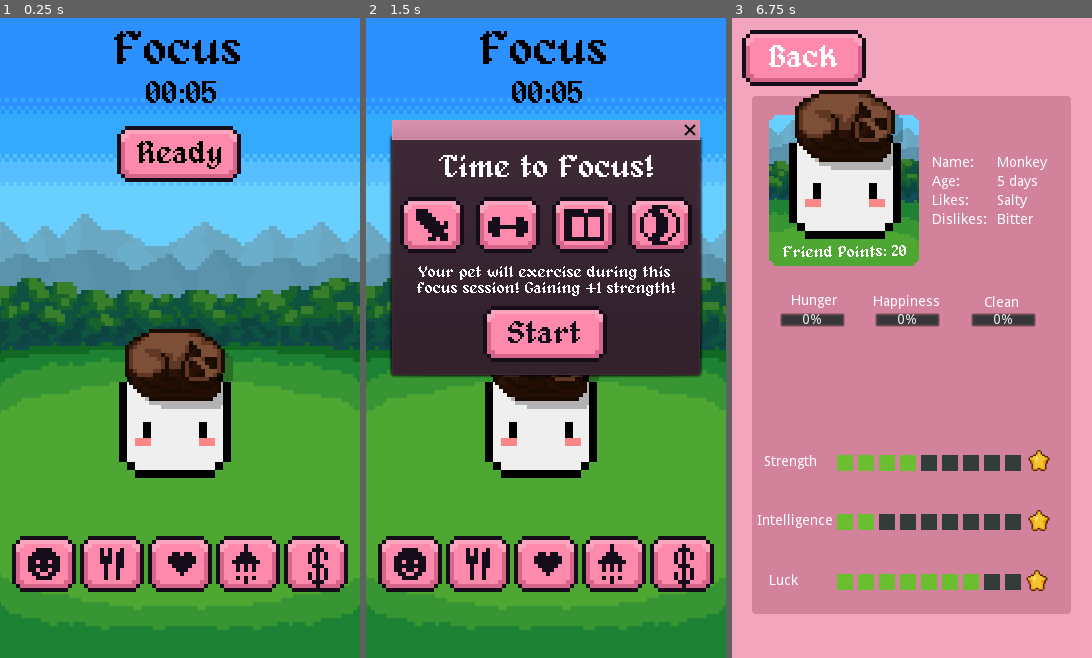
Above: before the commit, frames 1-3 (left to right).
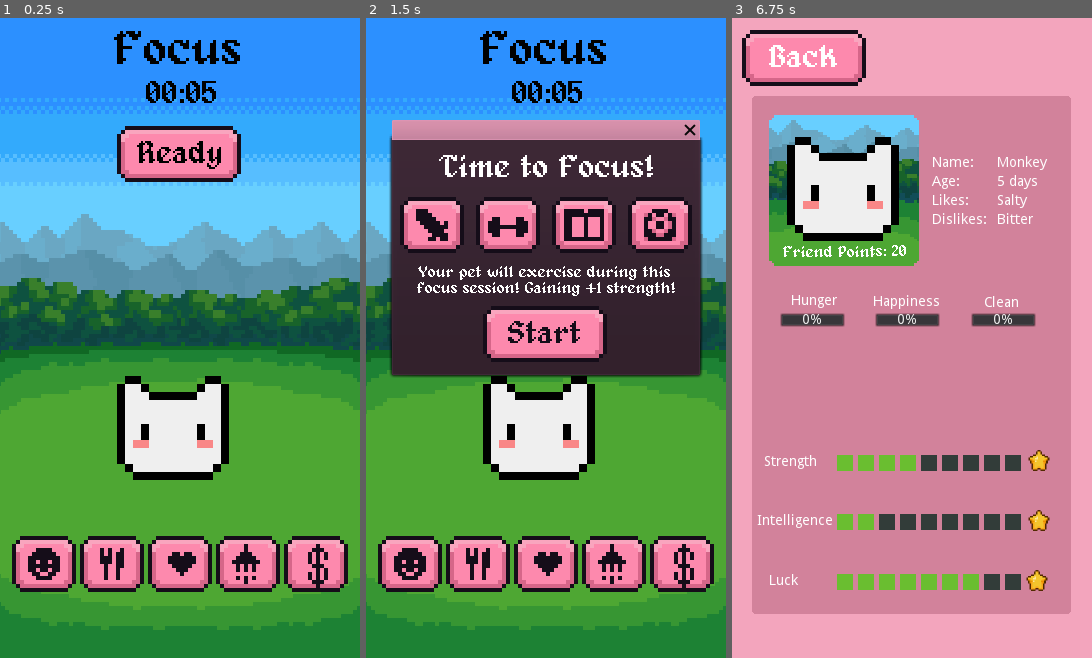
Above: after the commit, the same moments.

Repository: Sleeping-Robot-Games/Pomogotchi
Game: Godot game, scene res://scenes/Main.tscn
The game is run twice, just before and just after one commit, with the same random seed, the same clock (stepped at 60 frames per second) and the same inputs.
Inputs (mouse positions are in pixels of both pictures, inside the frame that each line leads up to):
- Up to frame 1 (0.25 s): no input
- Up to frame 2 (1.5 s): click (546, 152) at 0.5 s; click (546, 152) at 1.25 s
- Up to frame 3 (6.75 s): click (796, 306) at 2 s; click (796, 306) at 2.75 s; click (1027, 306) at 3.5 s; click (1027, 306) at 4.25 s; click (912, 338) at 5 s; click (912, 338) at 5.75 s; click (775, 568) at 6.5 s

The runs differ from the first frame. In frame 1, 3.7% of the frame differs, in the area x 32-65%, y 48-73%; in frame 2, 2.3%; in frame 3, 3.7%.

Commit message:
animate pet and add art to break pop up

Diff:
--- a/scenes/Main.tscn
+++ b/scenes/Main.tscn
@@ -997,6 +997,14 @@
 [sub_resource type="DynamicFont" id=7]
 font_data = ExtResource( 6 )
 
+[sub_resource type="DynamicFont" id=16]
+size = 32
+font_data = ExtResource( 6 )
+
+[sub_resource type="DynamicFont" id=17]
+size = 32
+font_data = ExtResource( 6 )
+
 [node name="Game" type="Node2D"]
 __meta__ = {
 "_edit_vertical_guides_": [ 180.0 ]
@@ -1247,6 +1255,7 @@
 scroll_active = false
 
 [node name="BreakPopUp" type="WindowDialog" parent="Main"]
+self_modulate = Color( 0.952941, 0.647059, 0.741176, 1 )
 margin_left = 26.0
 margin_top = 122.0
 margin_right = 336.0
@@ -1271,12 +1280,48 @@
 bbcode_text = "[center]Your pet gained +1 strength from exercise AND +1 Bonus strength from being happy.\""
 text = "Your pet gained +1 strength from exercise AND +1 Bonus strength from being happy.\""
 
-[node name="Start" type="Button" parent="Main/BreakPopUp"]
-margin_left = 125.0
-margin_top = 184.0
-margin_right = 197.0
-margin_bottom = 221.0
-text = "START"
+[node name="Start" type="TextureButton" parent="Main/BreakPopUp"]
+margin_left = 22.0
+margin_top = 160.0
+margin_right = 54.0
+margin_bottom = 176.0
+rect_scale = Vector2( 4, 4 )
+texture_normal = ExtResource( 25 )
+texture_pressed = ExtResource( 23 )
+__meta__ = {
+"_edit_use_anchors_": false
+}
+
+[node name="StartButtonLabel" type="Label" parent="Main/BreakPopUp"]
+margin_left = 47.0
+margin_top = 176.0
+margin_right = 121.0
+margin_bottom = 206.0
+custom_fonts/font = SubResource( 16 )
+text = "Start"
+__meta__ = {
+"_edit_use_anchors_": false
+}
+
+[node name="Skip" type="TextureButton" parent="Main/BreakPopUp"]
+margin_left = 163.0
+margin_top = 160.0
+margin_right = 195.0
+margin_bottom = 176.0
+rect_scale = Vector2( 4, 4 )
+texture_normal = ExtResource( 25 )
+texture_pressed = ExtResource( 23 )
+
+[node name="SkipButtonLabel" type="Label" parent="Main/BreakPopUp"]
+margin_left = 192.0
+margin_top = 177.0
+margin_right = 258.0
+margin_bottom = 207.0
+custom_fonts/font = SubResource( 17 )
+text = "Skip"
+__meta__ = {
+"_edit_use_anchors_": false
+}
 
 [node name="Pet" parent="." instance=ExtResource( 2 )]
 position = Vector2( 175, 396 )
--- a/scenes/Pet.tscn
+++ b/scenes/Pet.tscn
@@ -1,17 +1,544 @@
-[gd_scene load_steps=3 format=2]
-
-[ext_resource path="res://assets/Barcat_001b.png" type="Texture" id=1]
-[ext_resource path="res://assets/blobtest1.png" type="Texture" id=2]
+[gd_scene load_steps=21 format=2]
+
+[ext_resource path="res://assets/petArt/hat_001.png" type="Texture" id=1]
+[ext_resource path="res://assets/petArt/pet_001.png" type="Texture" id=2]
+
+[sub_resource type="Animation" id=1]
+resource_name = "Adventure"
+loop = true
+tracks/0/type = "value"
+tracks/0/path = NodePath("Body:frame")
+tracks/0/interp = 1
+tracks/0/loop_wrap = true
+tracks/0/imported = false
+tracks/0/enabled = true
+tracks/0/keys = {
+"times": PoolRealArray( 0, 0.2, 0.4, 0.6, 0.8 ),
+"transitions": PoolRealArray( 1, 1, 1, 1, 1 ),
+"update": 1,
+"values": [ 50, 51, 52, 53, 54 ]
+}
+tracks/1/type = "value"
+tracks/1/path = NodePath("Hat:frame")
+tracks/1/interp = 1
+tracks/1/loop_wrap = true
+tracks/1/imported = false
+tracks/1/enabled = true
+tracks/1/keys = {
+"times": PoolRealArray( 0, 0.2, 0.4, 0.6, 0.8 ),
+"transitions": PoolRealArray( 1, 1, 1, 1, 1 ),
+"update": 1,
+"values": [ 50, 51, 52, 53, 54 ]
+}
+
+[sub_resource type="Animation" id=2]
+resource_name = "Bite"
+length = 0.4
+tracks/0/type = "value"
+tracks/0/path = NodePath("Body:frame")
+tracks/0/interp = 1
+tracks/0/loop_wrap = true
+tracks/0/imported = false
+tracks/0/enabled = true
+tracks/0/keys = {
+"times": PoolRealArray( 0, 0.2 ),
+"transitions": PoolRealArray( 1, 1 ),
+"update": 1,
+"values": [ 19, 20 ]
+}
+tracks/1/type = "value"
+tracks/1/path = NodePath("Hat:frame")
+tracks/1/interp = 1
+tracks/1/loop_wrap = true
+tracks/1/imported = false
+tracks/1/enabled = true
+tracks/1/keys = {
+"times": PoolRealArray( 0, 0.2 ),
+"transitions": PoolRealArray( 1, 1 ),
+"update": 1,
+"values": [ 19, 20 ]
+}
+
+[sub_resource type="Animation" id=3]
+resource_name = "Bored"
+length = 0.4
+loop = true
+tracks/0/type = "value"
+tracks/0/path = NodePath("Body:frame")
+tracks/0/interp = 1
+tracks/0/loop_wrap = true
+tracks/0/imported = false
+tracks/0/enabled = true
+tracks/0/keys = {
+"times": PoolRealArray( 0, 0.2 ),
+"transitions": PoolRealArray( 1, 1 ),
+"update": 1,
+"values": [ 3, 4 ]
+}
+tracks/1/type = "value"
+tracks/1/path = NodePath("Hat:frame")
+tracks/1/interp = 1
+tracks/1/loop_wrap = true
+tracks/1/imported = false
+tracks/1/enabled = true
+tracks/1/keys = {
+"times": PoolRealArray( 0, 0.2 ),
+"transitions": PoolRealArray( 1, 1 ),
+"update": 1,
+"values": [ 3, 4 ]
+}
+
+[sub_resource type="Animation" id=4]
+resource_name = "Chew"
+length = 0.4
+loop = true
+tracks/0/type = "value"
+tracks/0/path = NodePath("Body:frame")
+tracks/0/interp = 1
+tracks/0/loop_wrap = true
+tracks/0/imported = false
+tracks/0/enabled = true
+tracks/0/keys = {
+"times": PoolRealArray( 0, 0.2 ),
+"transitions": PoolRealArray( 1, 1 ),
+"update": 1,
+"values": [ 21, 22 ]
+}
+tracks/1/type = "value"
+tracks/1/path = NodePath("Hat:frame")
+tracks/1/interp = 1
+tracks/1/loop_wrap = true
+tracks/1/imported = false
+tracks/1/enabled = true
+tracks/1/keys = {
+"times": PoolRealArray( 0, 0.2 ),
+"transitions": PoolRealArray( 1, 1 ),
+"update": 1,
+"values": [ 21, 22 ]
+}
+
+[sub_resource type="Animation" id=5]
+resource_name = "Epiphany"
+loop = true
+tracks/0/type = "value"
+tracks/0/path = NodePath("Body:frame")
+tracks/0/interp = 1
+tracks/0/loop_wrap = true
+tracks/0/imported = false
+tracks/0/enabled = true
+tracks/0/keys = {
+"times": PoolRealArray( 0, 0.2, 0.4, 0.6, 0.8 ),
+"transitions": PoolRealArray( 1, 1, 1, 1, 1 ),
+"update": 1,
+"values": [ 43, 44, 45, 44, 45 ]
+}
+tracks/1/type = "value"
+tracks/1/path = NodePath("Hat:frame")
+tracks/1/interp = 1
+tracks/1/loop_wrap = true
+tracks/1/imported = false
+tracks/1/enabled = true
+tracks/1/keys = {
+"times": PoolRealArray( 0, 0.2, 0.4, 0.6, 0.8 ),
+"transitions": PoolRealArray( 1, 1, 1, 1, 1 ),
+"update": 1,
+"values": [ 43, 44, 45, 44, 45 ]
+}
+
+[sub_resource type="Animation" id=6]
+resource_name = "Happy"
+length = 0.8
+loop = true
+tracks/0/type = "value"
+tracks/0/path = NodePath("Body:frame")
+tracks/0/interp = 1
+tracks/0/loop_wrap = true
+tracks/0/imported = false
+tracks/0/enabled = true
+tracks/0/keys = {
+"times": PoolRealArray( 0, 0.2, 0.4, 0.6 ),
+"transitions": PoolRealArray( 1, 1, 1, 1 ),
+"update": 1,
+"values": [ 5, 6, 7, 8 ]
+}
+tracks/1/type = "value"
+tracks/1/path = NodePath("Hat:frame")
+tracks/1/interp = 1
+tracks/1/loop_wrap = true
+tracks/1/imported = false
+tracks/1/enabled = true
+tracks/1/keys = {
+"times": PoolRealArray( 0, 0.2, 0.4, 0.6 ),
+"transitions": PoolRealArray( 1, 1, 1, 1 ),
+"update": 1,
+"values": [ 5, 6, 7, 8 ]
+}
+
+[sub_resource type="Animation" id=7]
+resource_name = "Hatch"
+length = 2.1
+loop = true
+tracks/0/type = "value"
+tracks/0/path = NodePath("Body:frame")
+tracks/0/interp = 1
+tracks/0/loop_wrap = true
+tracks/0/imported = false
+tracks/0/enabled = true
+tracks/0/keys = {
+"times": PoolRealArray( 0, 0.2, 0.4, 0.6, 0.8, 1, 1.2, 1.6, 1.7, 1.8, 1.9 ),
+"transitions": PoolRealArray( 1, 1, 1, 1, 1, 1, 1, 1, 1, 1, 1 ),
+"update": 1,
+"values": [ 64, 65, 64, 66, 65, 67, 68, 69, 70, 71, 72 ]
+}
+
+[sub_resource type="Animation" id=8]
+resource_name = "Idle"
+length = 0.6
+loop = true
+tracks/0/type = "value"
+tracks/0/path = NodePath("Body:frame")
+tracks/0/interp = 1
+tracks/0/loop_wrap = true
+tracks/0/imported = false
+tracks/0/enabled = true
+tracks/0/keys = {
+"times": PoolRealArray( 0, 0.2, 0.4 ),
+"transitions": PoolRealArray( 1, 1, 1 ),
+"update": 1,
+"values": [ 0, 1, 2 ]
+}
+tracks/1/type = "value"
+tracks/1/path = NodePath("Hat:frame")
+tracks/1/interp = 1
+tracks/1/loop_wrap = true
+tracks/1/imported = false
+tracks/1/enabled = true
+tracks/1/keys = {
+"times": PoolRealArray( 0, 0.2, 0.4 ),
+"transitions": PoolRealArray( 1, 1, 1 ),
+"update": 1,
+"values": [ 0, 1, 2 ]
+}
+
+[sub_resource type="Animation" id=9]
+resource_name = "Play"
+length = 1.6
+loop = true
+tracks/0/type = "value"
+tracks/0/path = NodePath("Body:frame")
+tracks/0/interp = 1
+tracks/0/loop_wrap = true
+tracks/0/imported = false
+tracks/0/enabled = true
+tracks/0/keys = {
+"times": PoolRealArray( 0, 0.2, 0.4, 0.6, 0.8, 1, 1.2, 1.4 ),
+"transitions": PoolRealArray( 1, 1, 1, 1, 1, 1, 1, 1 ),
+"update": 1,
+"values": [ 55, 56, 57, 58, 59, 60, 61, 62 ]
+}
+tracks/1/type = "value"
+tracks/1/path = NodePath("Hat:frame")
+tracks/1/interp = 1
+tracks/1/loop_wrap = true
+tracks/1/imported = false
+tracks/1/enabled = true
+tracks/1/keys = {
+"times": PoolRealArray( 0, 0.2, 0.4, 0.6, 0.8, 1, 1.2, 1.4 ),
+"transitions": PoolRealArray( 1, 1, 1, 1, 1, 1, 1, 1 ),
+"update": 1,
+"values": [ 55, 56, 57, 58, 59, 60, 61, 62 ]
+}
+
+[sub_resource type="Animation" id=10]
+length = 0.001
+tracks/0/type = "value"
+tracks/0/path = NodePath("Body:frame")
+tracks/0/interp = 1
+tracks/0/loop_wrap = true
+tracks/0/imported = false
+tracks/0/enabled = true
+tracks/0/keys = {
+"times": PoolRealArray( 0 ),
+"transitions": PoolRealArray( 1 ),
+"update": 0,
+"values": [ 0 ]
+}
+tracks/1/type = "value"
+tracks/1/path = NodePath("Hat:frame")
+tracks/1/interp = 1
+tracks/1/loop_wrap = true
+tracks/1/imported = false
+tracks/1/enabled = true
+tracks/1/keys = {
+"times": PoolRealArray( 0 ),
+"transitions": PoolRealArray( 1 ),
+"update": 0,
+"values": [ 0 ]
+}
+
+[sub_resource type="Animation" id=11]
+resource_name = "Read"
+length = 0.8
+loop = true
+tracks/0/type = "value"
+tracks/0/path = NodePath("Body:frame")
+tracks/0/interp = 1
+tracks/0/loop_wrap = true
+tracks/0/imported = false
+tracks/0/enabled = true
+tracks/0/keys = {
+"times": PoolRealArray( 0, 0.4 ),
+"transitions": PoolRealArray( 1, 1 ),
+"update": 1,
+"values": [ 37, 38 ]
+}
+tracks/1/type = "value"
+tracks/1/path = NodePath("Hat:frame")
+tracks/1/interp = 1
+tracks/1/loop_wrap = true
+tracks/1/imported = false
+tracks/1/enabled = true
+tracks/1/keys = {
+"times": PoolRealArray( 0, 0.4 ),
+"transitions": PoolRealArray( 1, 1 ),
+"update": 1,
+"values": [ 37, 38 ]
+}
+
+[sub_resource type="Animation" id=12]
+resource_name = "Sad"
+length = 0.8
+loop = true
+tracks/0/type = "value"
+tracks/0/path = NodePath("Body:frame")
+tracks/0/interp = 1
+tracks/0/loop_wrap = true
+tracks/0/imported = false
+tracks/0/enabled = true
+tracks/0/keys = {
+"times": PoolRealArray( 0, 0.2, 0.4, 0.6 ),
+"transitions": PoolRealArray( 1, 1, 1, 1 ),
+"update": 1,
+"values": [ 9, 10, 11, 12 ]
+}
+tracks/1/type = "value"
+tracks/1/path = NodePath("Hat:frame")
+tracks/1/interp = 1
+tracks/1/loop_wrap = true
+tracks/1/imported = false
+tracks/1/enabled = true
+tracks/1/keys = {
+"times": PoolRealArray( 0, 0.2, 0.4, 0.6 ),
+"transitions": PoolRealArray( 1, 1, 1, 1 ),
+"update": 1,
+"values": [ 9, 10, 11, 12 ]
+}
+
+[sub_resource type="Animation" id=13]
+resource_name = "Sleep"
+length = 1.2
+loop = true
+tracks/0/type = "value"
+tracks/0/path = NodePath("Body:frame")
+tracks/0/interp = 1
+tracks/0/loop_wrap = true
+tracks/0/imported = false
+tracks/0/enabled = true
+tracks/0/keys = {
+"times": PoolRealArray( 0, 0.2, 0.4, 0.6, 0.8, 1 ),
+"transitions": PoolRealArray( 1, 1, 1, 1, 1, 1 ),
+"update": 1,
+"values": [ 13, 14, 15, 16, 17, 18 ]
+}
+tracks/1/type = "value"
+tracks/1/path = NodePath("Hat:frame")
+tracks/1/interp = 1
+tracks/1/loop_wrap = true
+tracks/1/imported = false
+tracks/1/enabled = true
+tracks/1/keys = {
+"times": PoolRealArray( 0, 0.2, 0.4, 0.6, 0.8, 1 ),
+"transitions": PoolRealArray( 1, 1, 1, 1, 1, 1 ),
+"update": 1,
+"values": [ 13, 14, 15, 16, 17, 18 ]
+}
+
+[sub_resource type="Animation" id=14]
+resource_name = "SmartSmug"
+length = 1.2
+tracks/0/type = "value"
+tracks/0/path = NodePath("Body:frame")
+tracks/0/interp = 1
+tracks/0/loop_wrap = true
+tracks/0/imported = false
+tracks/0/enabled = true
+tracks/0/keys = {
+"times": PoolRealArray( 0, 0.2, 0.4, 0.6, 0.8, 1 ),
+"transitions": PoolRealArray( 1, 1, 1, 1, 1, 1 ),
+"update": 1,
+"values": [ 46, 47, 48, 47, 48, 49 ]
+}
+tracks/1/type = "value"
+tracks/1/path = NodePath("Hat:frame")
+tracks/1/interp = 1
+tracks/1/loop_wrap = true
+tracks/1/imported = false
+tracks/1/enabled = true
+tracks/1/keys = {
+"times": PoolRealArray( 0, 0.2, 0.4, 0.6, 0.8, 1 ),
+"transitions": PoolRealArray( 1, 1, 1, 1, 1, 1 ),
+"update": 1,
+"values": [ 46, 47, 48, 47, 48, 49 ]
+}
+
+[sub_resource type="Animation" id=15]
+resource_name = "Think"
+length = 0.8
+loop = true
+tracks/0/type = "value"
+tracks/0/path = NodePath("Body:frame")
+tracks/0/interp = 1
+tracks/0/loop_wrap = true
+tracks/0/imported = false
+tracks/0/enabled = true
+tracks/0/keys = {
+"times": PoolRealArray( 0, 0.2, 0.4, 0.6 ),
+"transitions": PoolRealArray( 1, 1, 1, 1 ),
+"update": 1,
+"values": [ 39, 40, 41, 42 ]
+}
+tracks/1/type = "value"
+tracks/1/path = NodePath("Hat:frame")
+tracks/1/interp = 1
+tracks/1/loop_wrap = true
+tracks/1/imported = false
+tracks/1/enabled = true
+tracks/1/keys = {
+"times": PoolRealArray( 0, 0.2, 0.4, 0.6 ),
+"transitions": PoolRealArray( 1, 1, 1, 1 ),
+"update": 1,
+"values": [ 39, 40, 41, 42 ]
+}
+
+[sub_resource type="Animation" id=16]
+resource_name = "Wash"
+length = 0.6
+tracks/0/type = "value"
+tracks/0/path = NodePath("Body:frame")
+tracks/0/interp = 1
+tracks/0/loop_wrap = true
+tracks/0/imported = false
+tracks/0/enabled = true
+tracks/0/keys = {
+"times": PoolRealArray( 0, 0.1, 0.2, 0.3, 0.4, 0.5 ),
+"transitions": PoolRealArray( 1, 1, 1, 1, 1, 1 ),
+"update": 1,
+"values": [ 23, 24, 25, 26, 27, 28 ]
+}
+tracks/1/type = "value"
+tracks/1/path = NodePath("Hat:frame")
+tracks/1/interp = 1
+tracks/1/loop_wrap = true
+tracks/1/imported = false
+tracks/1/enabled = true
+tracks/1/keys = {
+"times": PoolRealArray( 0, 0.1, 0.2, 0.3, 0.4, 0.5 ),
+"transitions": PoolRealArray( 1, 1, 1, 1, 1, 1 ),
+"update": 1,
+"values": [ 23, 24, 25, 26, 27, 28 ]
+}
+
+[sub_resource type="Animation" id=17]
+resource_name = "WorkOut1"
+length = 1.3
+loop = true
+tracks/0/type = "value"
+tracks/0/path = NodePath("Body:frame")
+tracks/0/interp = 1
+tracks/0/loop_wrap = true
+tracks/0/imported = false
+tracks/0/enabled = true
+tracks/0/keys = {
+"times": PoolRealArray( 0, 0.2, 0.4, 0.6, 0.9, 1.1 ),
+"transitions": PoolRealArray( 1, 1, 1, 1, 1, 1 ),
+"update": 1,
+"values": [ 29, 30, 31, 32, 31, 30 ]
+}
+tracks/1/type = "value"
+tracks/1/path = NodePath("Hat:frame")
+tracks/1/interp = 1
+tracks/1/loop_wrap = true
+tracks/1/imported = false
+tracks/1/enabled = true
+tracks/1/keys = {
+"times": PoolRealArray( 0, 0.2, 0.4, 0.6, 0.9, 1.1 ),
+"transitions": PoolRealArray( 1, 1, 1, 1, 1, 1 ),
+"update": 1,
+"values": [ 29, 30, 31, 32, 31, 30 ]
+}
+
+[sub_resource type="Animation" id=18]
+resource_name = "WorkOut2"
+loop = true
+tracks/0/type = "value"
+tracks/0/path = NodePath("Body:frame")
+tracks/0/interp = 1
+tracks/0/loop_wrap = true
+tracks/0/imported = false
+tracks/0/enabled = true
+tracks/0/keys = {
+"times": PoolRealArray( 0, 0.2, 0.4, 0.6, 0.8 ),
+"transitions": PoolRealArray( 1, 1, 1, 1, 1 ),
+"update": 1,
+"values": [ 29, 33, 34, 35, 36 ]
+}
+tracks/1/type = "value"
+tracks/1/path = NodePath("Hat:frame")
+tracks/1/interp = 1
+tracks/1/loop_wrap = true
+tracks/1/imported = false
+tracks/1/enabled = true
+tracks/1/keys = {
+"times": PoolRealArray( 0, 0.2, 0.4, 0.6, 0.8 ),
+"transitions": PoolRealArray( 1, 1, 1, 1, 1 ),
+"update": 1,
+"values": [ 29, 33, 34, 35, 36 ]
+}
 
 [node name="Pet" type="Node2D"]
 scale = Vector2( 8, 8 )
 
 [node name="Body" type="Sprite" parent="."]
+position = Vector2( -12.75, -1.625 )
 texture = ExtResource( 2 )
+offset = Vector2( 12.5, -6.125 )
+hframes = 6
+vframes = 13
 
 [node name="Hat" type="Sprite" parent="."]
-position = Vector2( 0, -5.625 )
+position = Vector2( -12.75, -1.625 )
 scale = Vector2( 0.5, 0.5 )
 texture = ExtResource( 1 )
+offset = Vector2( 25, -23.5 )
+hframes = 6
+vframes = 13
 
 [node name="AnimationPlayer" type="AnimationPlayer" parent="."]
+anims/Adventure = SubResource( 1 )
+anims/Bite = SubResource( 2 )
+anims/Bored = SubResource( 3 )
+anims/Chew = SubResource( 4 )
+anims/Epiphany = SubResource( 5 )
+anims/Happy = SubResource( 6 )
+anims/Hatch = SubResource( 7 )
+anims/Idle = SubResource( 8 )
+anims/Play = SubResource( 9 )
+anims/RESET = SubResource( 10 )
+anims/Read = SubResource( 11 )
+anims/Sad = SubResource( 12 )
+anims/Sleep = SubResource( 13 )
+anims/SmartSmug = SubResource( 14 )
+anims/Think = SubResource( 15 )
+anims/Wash = SubResource( 16 )
+anims/WorkOut1 = SubResource( 17 )
+anims/WorkOut2 = SubResource( 18 )
Binary file added: assets/petArt/hat_001.png
Not shown, added: assets/petArt/hat_001.png.import
Binary file added: assets/petArt/pet_001.png
Not shown, added: assets/petArt/pet_001.png.import
Binary file changed: assets/uiArt/playSelected_001.png
Binary file changed: assets/uiArt/play_001.png
Not shown: 1 places in scenes/Main.tscn that only renumber resources
